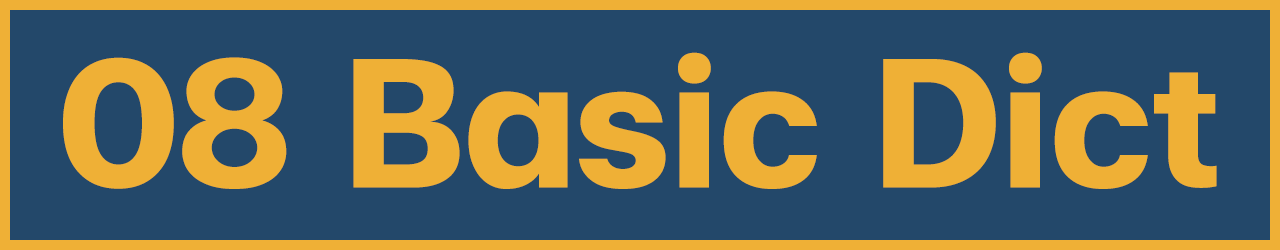
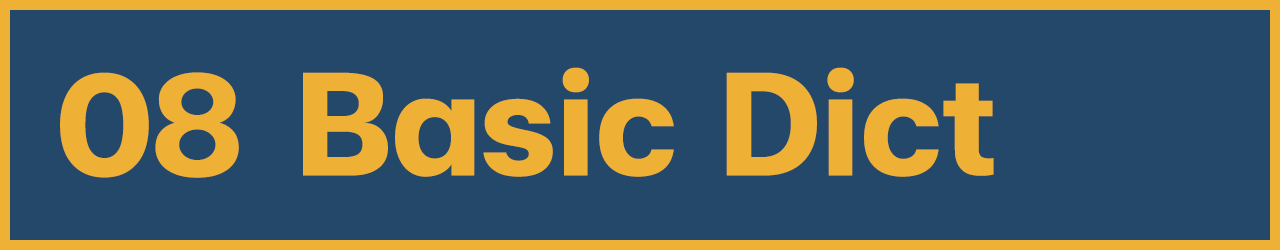
Layers edited between the first and the second 1280 x 250 image:
added layer "08" above "Basic Dict" over [60, 72, 239, 178]
renamed "08 Basic Dict" to "Basic Dict", painted on it over [63, 52, 1217, 189]
